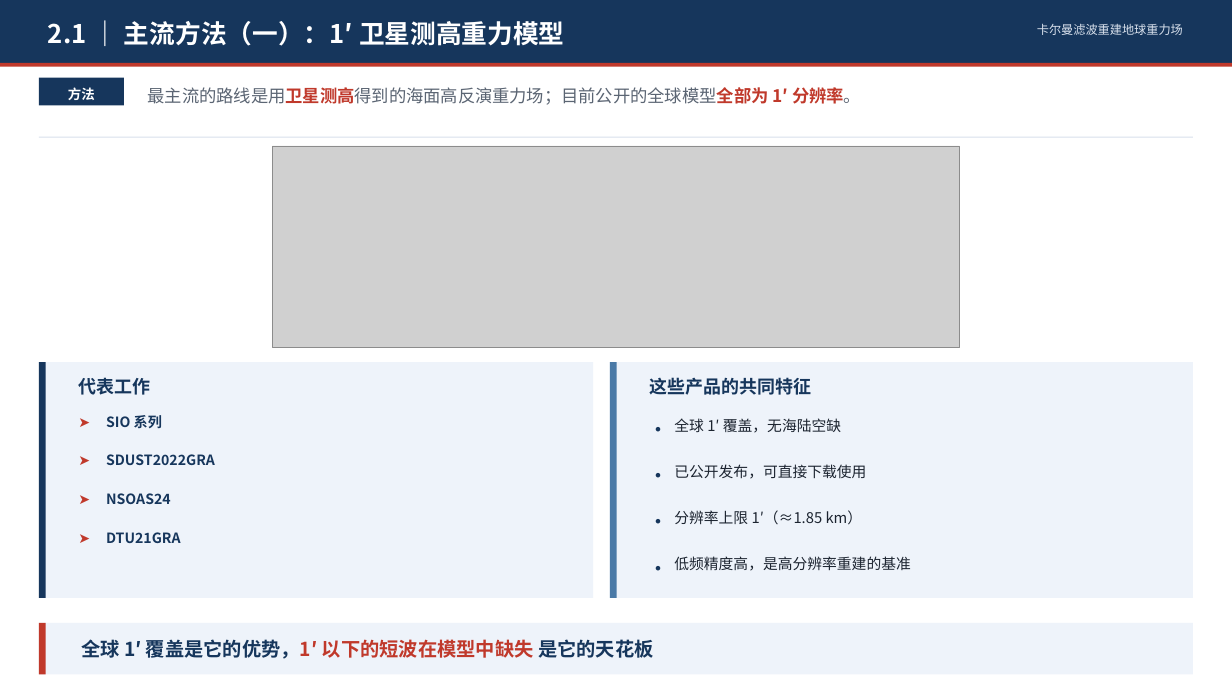
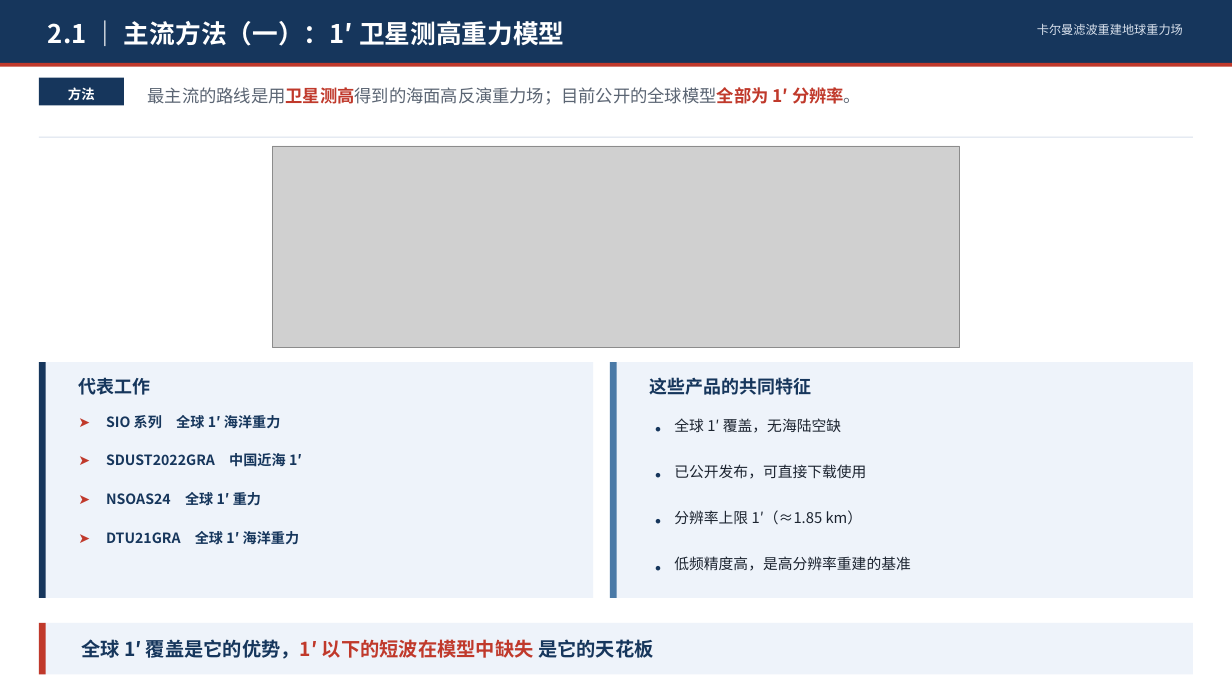
Before and after one commit to shuyunkai/kalman_gravity, a slide deck: slide 5 of ppt/卡尔曼滤波重建地球重力场_含研究内容.pptx. Drawn at 1232x693 pixels with LibreOffice and Linux fonts; fonts in the diff are those of the drawing; grey boxes stand for pictures. Boxes give left, top, right and bottom in pixels: in the first picture for what was removed or moved away, otherwise in the second. Text is boxed around its words. In the diff, an @@ line names an element or a change of style, - is before the commit and + after.

```diff
--- a/ppt/卡尔曼滤波重建地球重力场_含研究内容.pptx
+++ b/ppt/卡尔曼滤波重建地球重力场_含研究内容.pptx
@@ text at bbox=[106, 415, 281, 429]: text changed @@
-SIO 系列
+SIO 系列 全球 1′ 海洋重力
@@ text at bbox=[106, 453, 302, 466]: text changed @@
-SDUST2022GRA
+SDUST2022GRA 中国近海 1′
@@ text at bbox=[106, 492, 261, 505]: text changed @@
-NSOAS24
+NSOAS24 全球 1′ 重力
@@ text at bbox=[106, 531, 300, 545]: text changed @@
-DTU21GRA
+DTU21GRA 全球 1′ 海洋重力
```
Also in this commit, not shown: 1 other slide changed, 5 other files.
